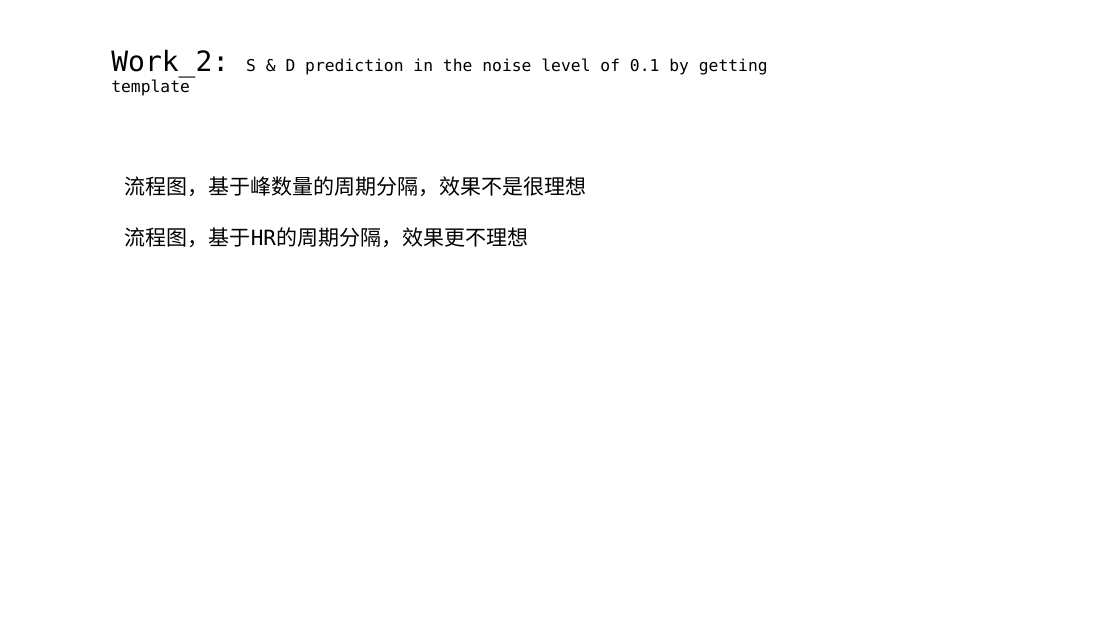
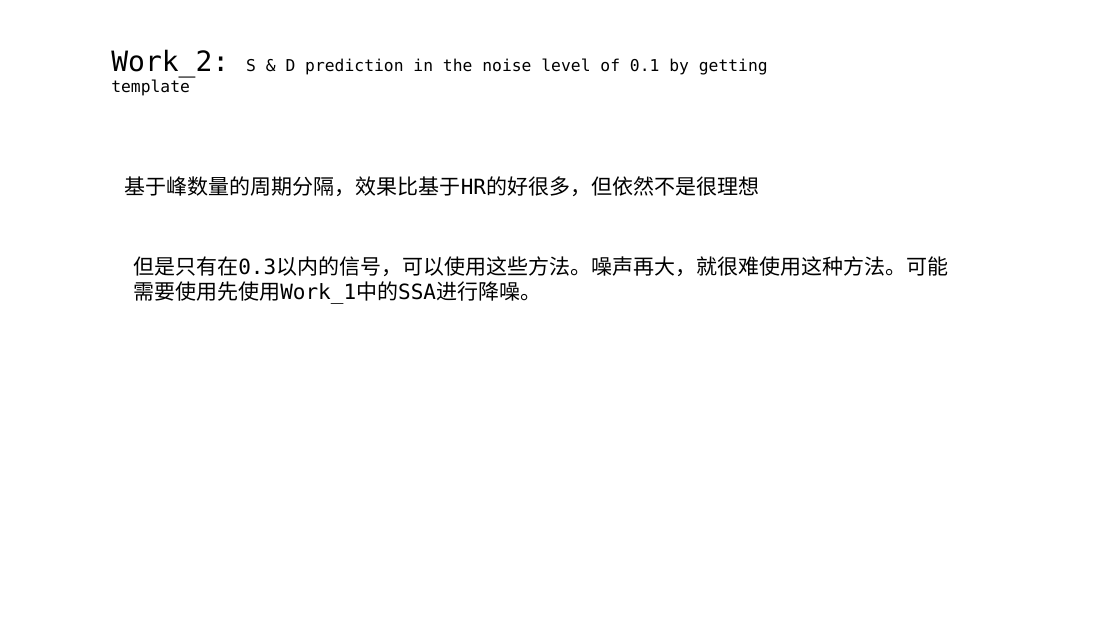
Before and after one commit to A-Big-Tortoise/Presentation, a slide deck: slide 10 of Presentation_828_JiayuChen.pptx (slide 6 before the commit). Drawn at 1120x630 pixels with LibreOffice and Linux fonts; fonts in the diff are those of the drawing. Boxes give left, top, right and bottom in pixels: in the first picture for what was removed or moved away, otherwise in the second. Text is boxed around its words. In the diff, an @@ line names an element or a change of style, - is before the commit and + after.

```diff
--- a/Presentation_828_JiayuChen.pptx
+++ b/Presentation_828_JiayuChen.pptx
@@ text at [125, 176, 759, 196]: text changed @@
-流程图，基于峰数量的周期分隔，效果不是很理想
-流程图，基于HR的周期分隔，效果更不理想
+基于峰数量的周期分隔，效果比基于HR的好很多，但依然不是很理想
@@ text added at [133, 256, 948, 304], 18 pt, text #000000 @@
+但是只有在0.3以内的信号，可以使用这些方法。噪声再大，就很难使用这种方法。可能需要使用先使用Work_1中的SSA进行降噪。
```
Also in this commit, not shown: 5 other slides changed, 4 slides added, 2 slides removed.
